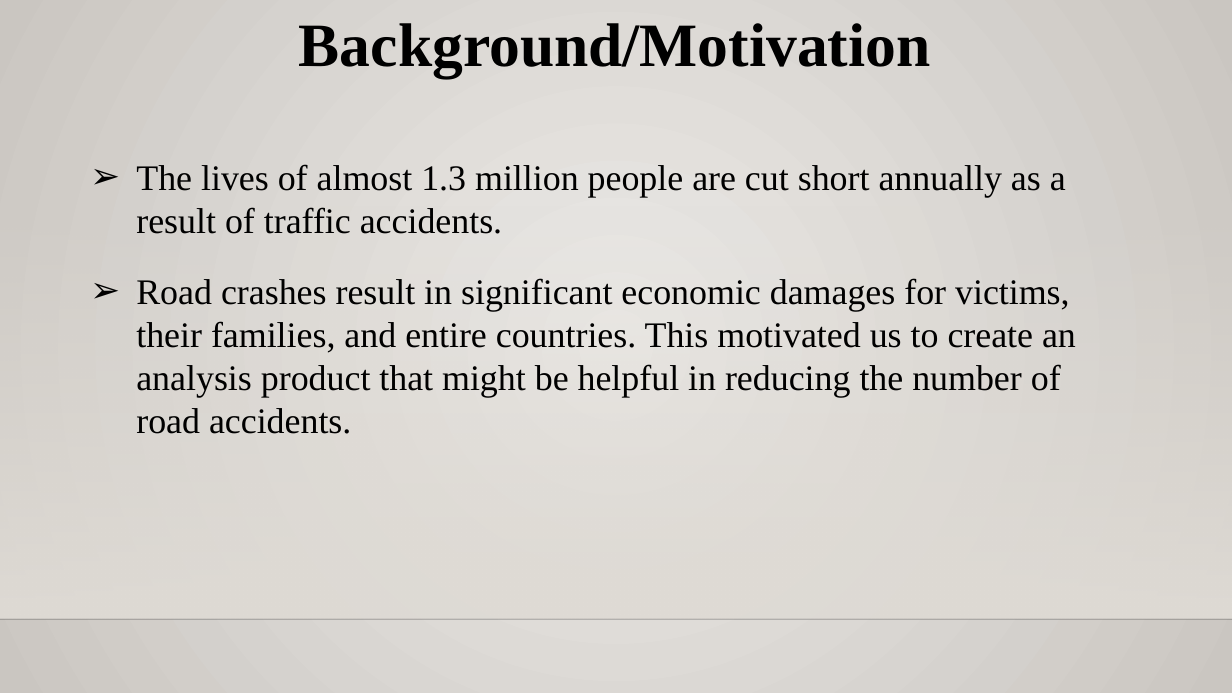
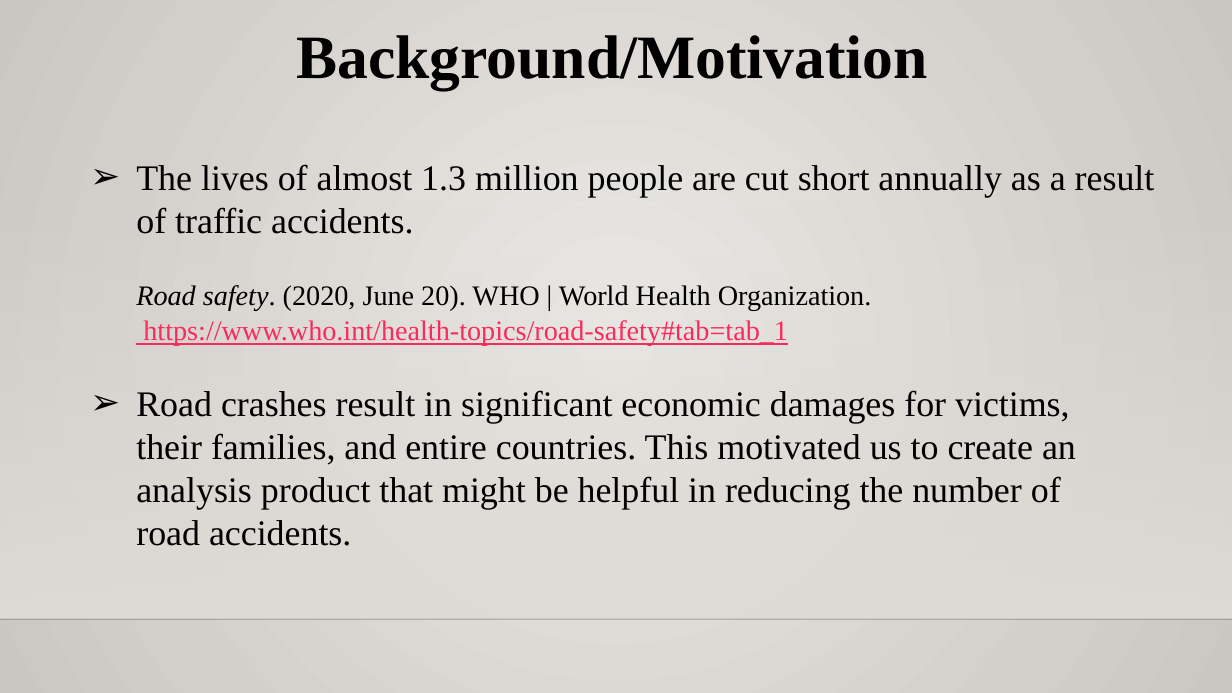
Before and after one commit to rajgabani/DAB-103-006-001, a slide deck: slide 7 of Project.pptx (slide 2 before the commit). Drawn at 1232x693 pixels with LibreOffice and Linux fonts; fonts in the diff are those of the drawing; background and template pictures are left out. Boxes give left, top, right and bottom in pixels: in the first picture for what was removed or moved away, otherwise in the second. Text is boxed around its words. In the diff, an @@ line names an element or a change of style, - is before the commit and + after.

```diff
--- a/Project.pptx
+++ b/Project.pptx
@@ text "Background/Motivation": place and size @@
-text "Background/Motivation" at (299,23,931,77)
+text "Background/Motivation" at (296,35,928,89)
@@ text at (136,285,872,346): paragraphs added @@
+Road safety. (2020, June 20). WHO | World Health Organization.
+https://www.who.int/health-topics/road-safety#tab=tab_1
@@ text "Road crashes result in significant ...": place and size @@
-text "Road crashes result in significant ..." at (136,278,1076,434)
+text "Road crashes result in significant ..." at (136,390,1076,546)
```
Also in this commit, not shown: 20 other slides changed, 29 slides added, 3 slides removed, 1 other file.
